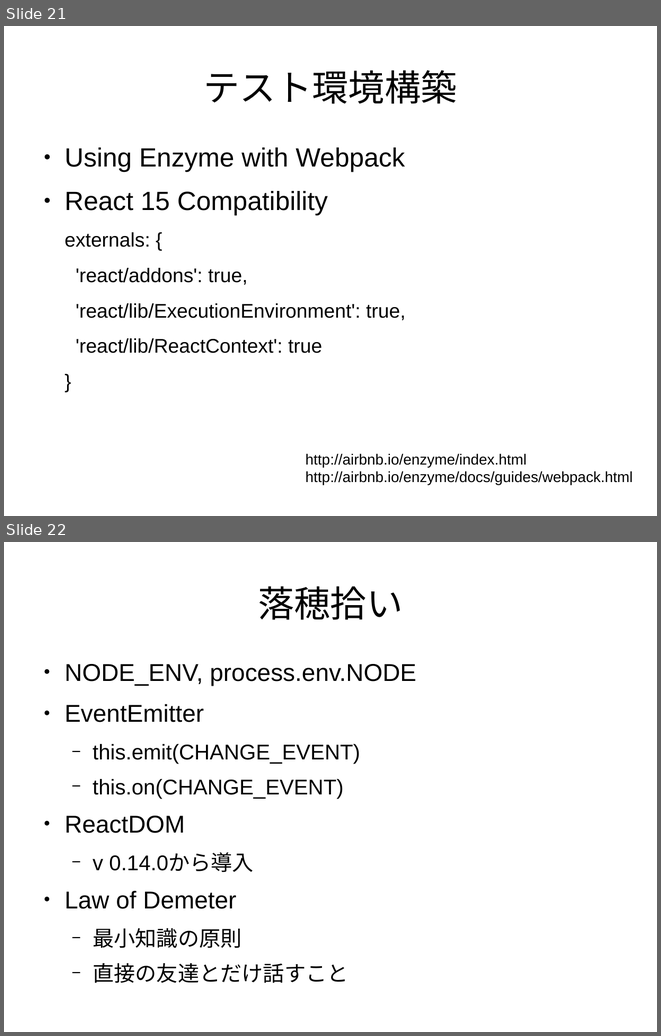
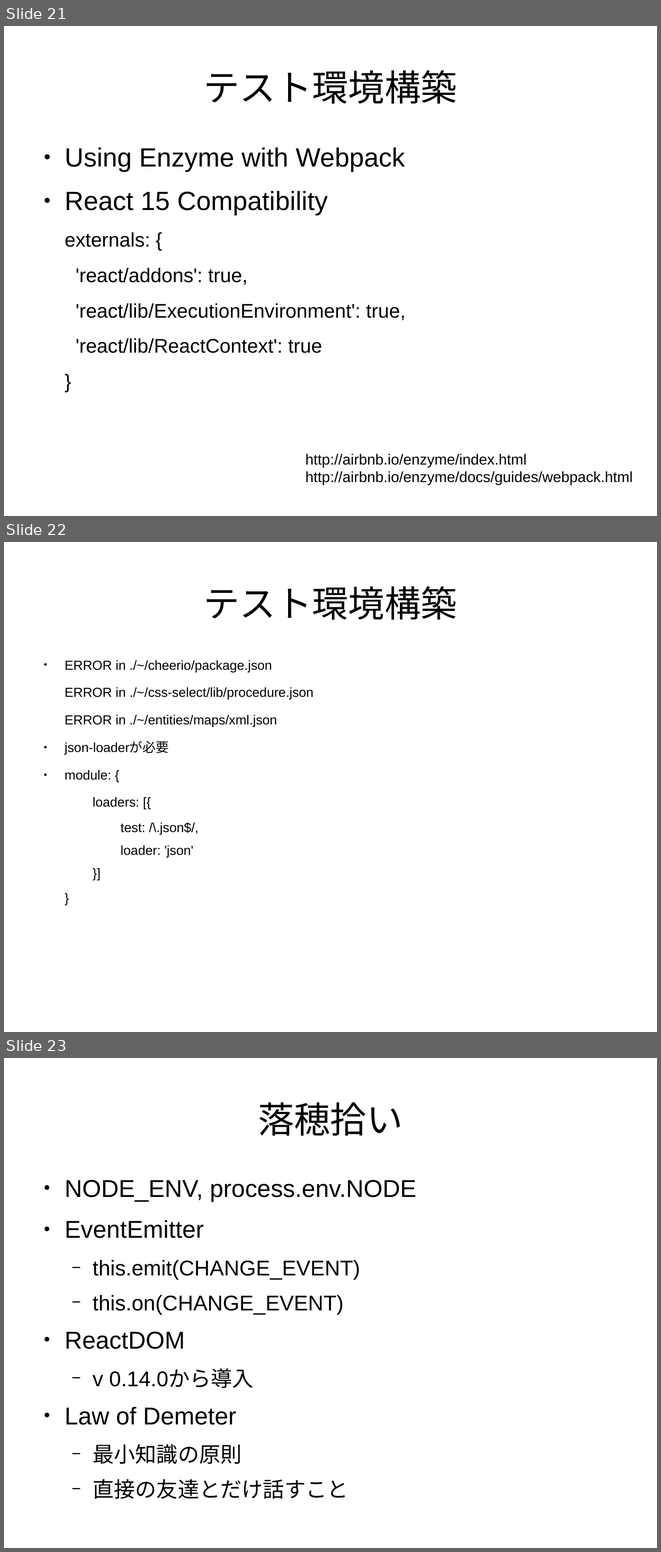
Before and after one commit to sallop/til, a slide deck: react入門.odp. Shown one above the other, each under a label of ours: slides 21 and 22 before the commit, slides 21, 22 and 23 after it. The pictures are 661x1036 and 661x1552 pixels, drawn with LibreOffice and Linux fonts; fonts in the diff are those of the drawing. Boxes give left, top, right and bottom in pixels: in the first picture for what was removed or moved away, otherwise in the second. Text is boxed around its words. In the diff, an @@ line names an element or a change of style, - is before the commit and + after.

Commit message:
it need json-loader for enzyme

```diff
--- a/react入門.odp
+++ b/react入門.odp
@@ slide 22 added at [4,542,657,1032], background #FFFFFF @@
@@ title added at [204,586,457,620], 44 pt, text #000000 @@
+テスト環境構築
@@ text added at [64,660,314,857], 16 pt, text #000000 @@
+● ERROR in ./~/cheerio/package.json
+ERROR in ./~/css-select/lib/procedure.json
+ERROR in ./~/entities/maps/xml.json
+● json-loaderが必要
+● module: {
+  loaders: [{
+    test: /\.json$/,
+    loader: 'json'
+  }]
+}
@@ what was slide 22 is now slide 23 @@
```
